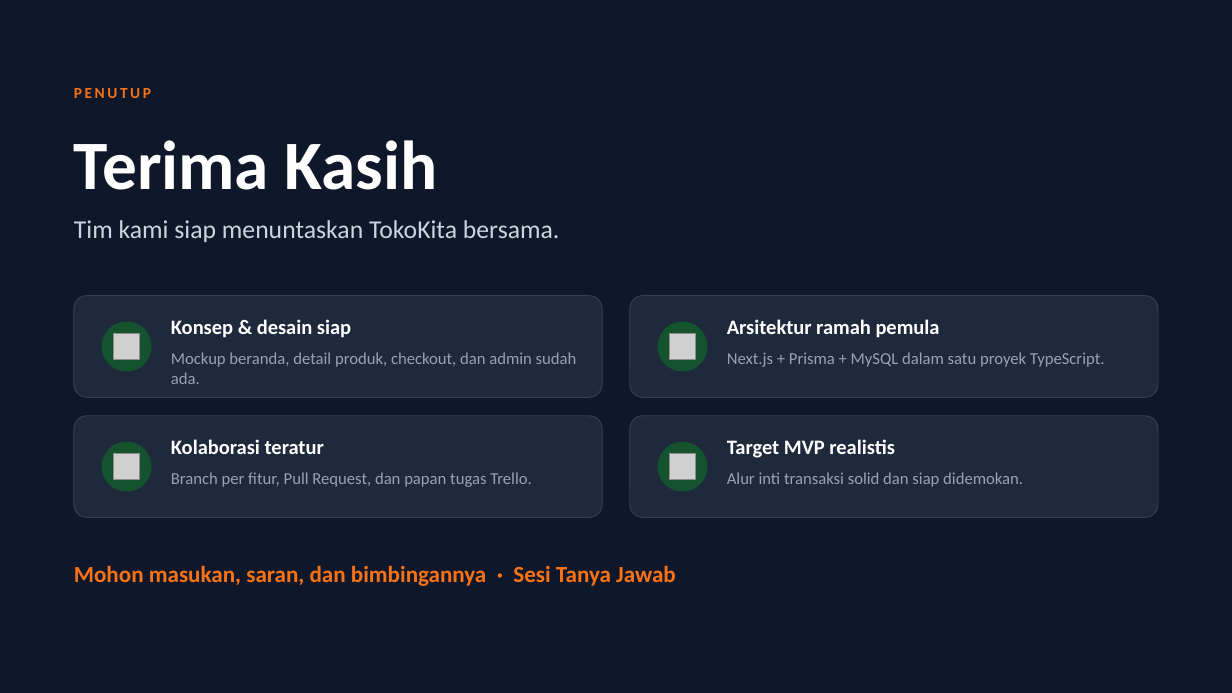
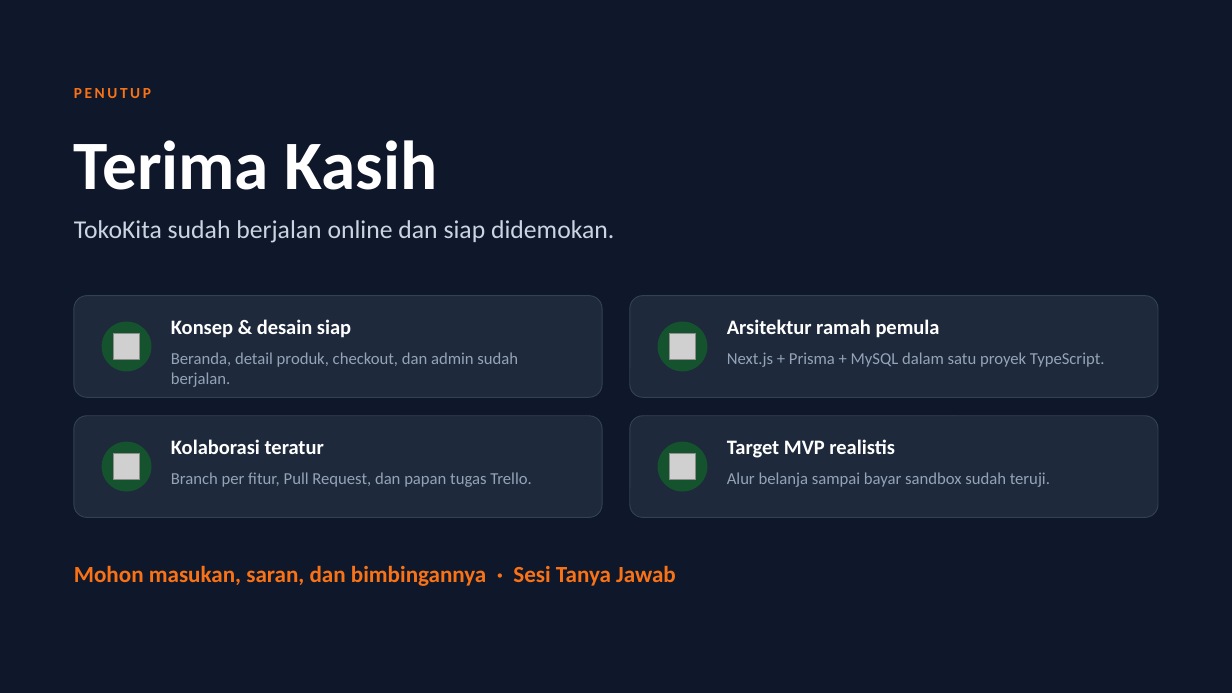
Before and after one commit to Magang-Project-Cmlabs/ecommerce, a slide deck: slide 20 of docs/Presentasi_ECommerce_TokoKita.pptx. Drawn at 1232x693 pixels with LibreOffice and Linux fonts; fonts in the diff are those of the drawing; grey boxes stand for pictures. Boxes give left, top, right and bottom in pixels: in the first picture for what was removed or moved away, otherwise in the second. Text is boxed around its words. In the diff, an @@ line names an element or a change of style, - is before the commit and + after.

Commit message:
docs: perbarui DESIGN.md, status, serah terima, indeks, dan PPT sesuai aplikasi terkini
- DESIGN.md ditulis ulang: arah Apple Store, token --tile, sistem tombol, gerak CSS, layout admin
- PPT: slide 1,5,6,7,10-13,16,19,20 (26 teks) dan 4 gambar mockup diganti tangkapan layar aplikasi; validator PPTX lulus
- PROJECT_STATUS/PROGRESS/SERAH_TERIMA/README/indeks/CLAUDE.md disesuaikan (Vercel Blob, SMTP, Midtrans sandbox, hasil uji)

```diff
--- a/docs/Presentasi_ECommerce_TokoKita.pptx
+++ b/docs/Presentasi_ECommerce_TokoKita.pptx
@@ text at [74, 220, 614, 243]: text changed @@
-Tim kami siap menuntaskan TokoKita bersama.
+TokoKita sudah berjalan online dan siap didemokan.
@@ text at [171, 352, 518, 387]: text changed @@
-Mockup beranda, detail produk, checkout, dan admin sudah ada.
+Beranda, detail produk, checkout, dan admin sudah berjalan.
@@ text at [727, 472, 1050, 487]: text changed @@
-Alur inti transaksi solid dan siap didemokan.
+Alur belanja sampai bayar sandbox sudah teruji.
```
Also in this commit, not shown: 7 other slides changed, 7 other files.
